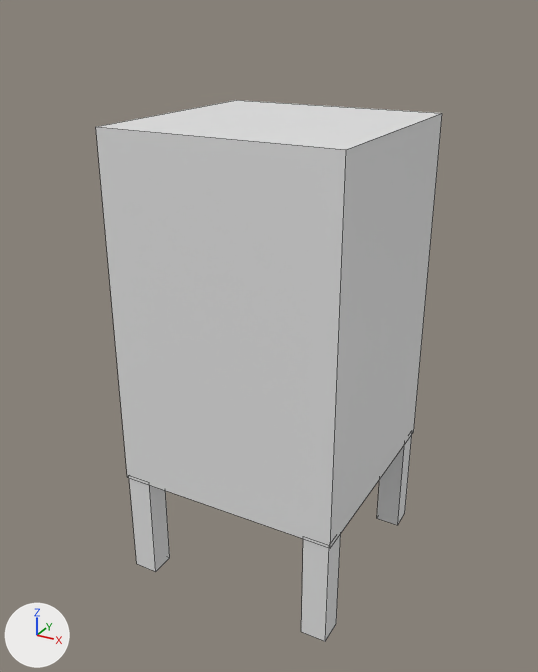
Two versions of the FBX model working/subahu/Post/Post.fbx, one commit apart.
Both versions are drawn from a 50 mm camera at (2.84, -5.34, 2.26) aimed at (-0.05, -0.09, -0.37). Every picture has the same lights, and +X, +Y and +Z are marked at lower left. Mesh edges are drawn as thin lines. Where no turn or scale is listed for an object, it has been applied to the vertices.
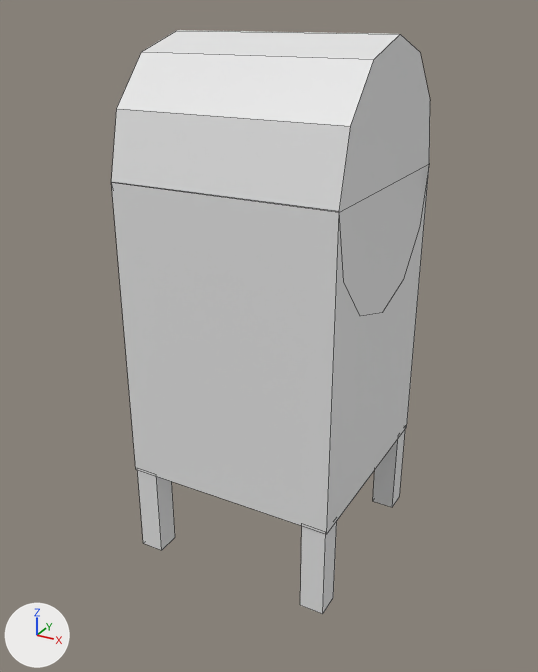
Commit message: post top part

Pixel boxes [x1, y1, x2, y2] of what changed, in the pictures (538 x 672 px):
'Cube', moved, rescaled (8% narrower, 18% shorter)
    before: [96, 100, 442, 548]
    after: [111, 165, 429, 534]
'Cylinder', added
    after: [111, 30, 430, 316]
'Cube.003', moved, rescaled (7% narrower, 14% shorter)
    before: [301, 534, 341, 641]
    after: [300, 522, 337, 614]
'Cube.004', moved, rescaled (7% narrower, 15% shorter)
    before: [129, 478, 170, 572]
    after: [137, 470, 175, 550]
'Cube.002', moved, rescaled (8% narrower, 14% shorter)
    before: [377, 435, 412, 525]
    after: [373, 430, 405, 507]

The change, as a list of edits to the scene's bpy script:
```text
Add me_cylinder:
    me_cylinder.from_pydata(...)  # 24 vertices, 8 faces; spans x -0.94..0.94, y -0.94..0.94, z -1.04..1.04
Change ob_cube_002:
    ob_cube_002.location: (0.87, 0.88, -2.1) -> (0.83, 0.83, -1.95)
    ob_cube_002.scale: (0.113, 0.113, 0.502) -> (0.106, 0.106, 0.423)
Change ob_cube_003:
    ob_cube_003.location: (0.87, -0.88, -2.1) -> (0.83, -0.83, -1.95)
    ob_cube_003.scale: (0.113, 0.113, 0.502) -> (0.106, 0.106, 0.423)
Change ob_cube:
    ob_cube.location: (0.0, 0.0, 0.0) -> (0.0, 0.0, -0.18)
    ob_cube.scale: (1.0, 1.0, 1.61) -> (0.944, 0.944, 1.36)
Change ob_cube_004:
    ob_cube_004.location: (-0.88, -0.88, -2.1) -> (-0.83, -0.83, -1.95)
    ob_cube_004.scale: (0.113, 0.113, 0.502) -> (0.106, 0.106, 0.423)
Add ob_cylinder:
    ob_cylinder = bpy.data.objects.new('Cylinder', me_cylinder)
    ob_cylinder.location = (0.0, 0.0, 1.05)
```
